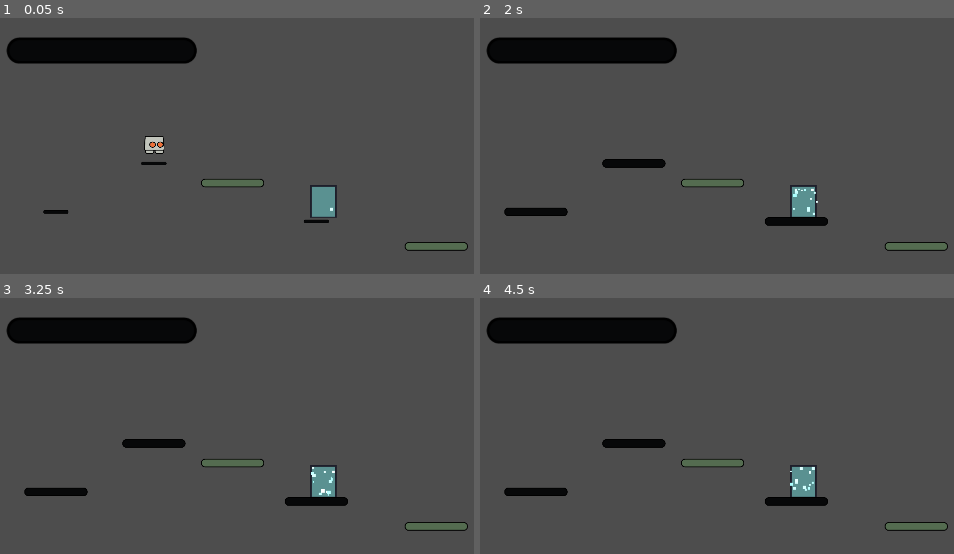
Above: before the commit, frames 1-4 (two rows, left to right).
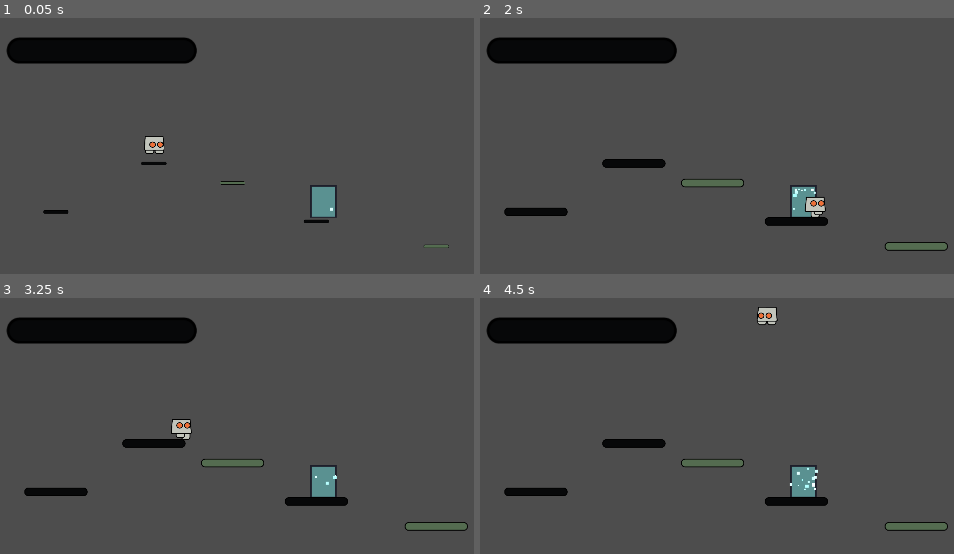
Above: after the commit, the same moments.

Repository: AntonShiryaew/GodotPlatformer
Game: Godot game, scene res://Scenes/test_scene.tscn
Same seed, same stepped clock (60 frames per second), same inputs: the game is played once before the commit and once after it.
Inputs:
- Up to frame 1 (0.05 s): no input
- Up to frame 2 (2 s): hold Right (ui_right) from 0.53 s (still down); tap Space (ui_select) at 0.77, 1.52 s
- Up to frame 3 (3.25 s): release Right (ui_right) at 2.03 s; hold Left (ui_left) 2.03-2.78 s; hold Right (ui_right) from 2.78 s (still down); tap Space (ui_select) at 3.02 s
- Up to frame 4 (4.5 s): tap Space (ui_select) at 3.77 s; release Right (ui_right) at 4.28 s; hold Left (ui_left) from 4.28 s (still down)

The runs differ from the first frame. In frame 1, 0.7% of the frame differs, in the area x 42-99%, y 62-92%; in frame 2, 0.3%; in frame 3, 0.4%; in frame 4, 0.4%.

Commit message:
Global Update
Добавил шрифты; добавил базовые Label, Button; добавил переход по уровням; переформировал структуру проекта с точки зрения файловой системы

Diff:
--- /dev/null
+++ b/Prefabs/BasicUi/baseButton.gd
@@ -0,0 +1,14 @@
+@tool
+class_name BaseGameButton extends Button
+
+@export var isActiveButton = true
+
+func _ready() -> void:
+	var font_bulatov = load("res://Fonts/BulatovSPDemo.otf")
+	add_theme_font_override("font", font_bulatov)
+	add_theme_font_size_override("font_size", 30)
+	if !isActiveButton :
+		disabled = true
+		add_theme_stylebox_override("focus", StyleBoxEmpty.new())
+		add_theme_stylebox_override("disabled", get_theme_stylebox("normal"))
+		add_theme_color_override("font_disabled_color", get_theme_color("font_color"))
--- /dev/null
+++ b/Prefabs/BasicUi/baseLabel.gd
@@ -0,0 +1,7 @@
+@tool
+class_name BaseLabel extends Label
+
+func _ready() -> void:
+	var font_bulatov = load("res://Fonts/BulatovSPDemo.otf")
+	add_theme_font_override("font", font_bulatov)
+	add_theme_font_size_override("font_size", 30)
--- a/Prefabs/bobot_pref.tscn
+++ b/Prefabs/bobot_pref.tscn
@@ -60,7 +60,7 @@
 }],
 "loop": true,
 "name": &"idle",
-"speed": 12.0
+"speed": 10.0
 }, {
 "frames": [{
 "duration": 1.0,
@@ -88,13 +88,13 @@
 }],
 "loop": true,
 "name": &"walk",
-"speed": 35.0
+"speed": 25.0
 }]
 
 [sub_resource type="CircleShape2D" id="CircleShape2D_h7c2d"]
 radius = 49.0
 
-[node name="CharacterBody2D" type="CharacterBody2D"]
+[node name="Bobot" type="CharacterBody2D"]
 script = ExtResource("1_ky87w")
 
 [node name="AnimatedSprite2D" type="AnimatedSprite2D" parent="."]
--- a/Prefabs/death_zone.tscn
+++ b/Prefabs/death_zone.tscn
@@ -4,7 +4,7 @@
 
 [sub_resource type="WorldBoundaryShape2D" id="WorldBoundaryShape2D_02g7d"]
 
-[node name="Area2D" type="Area2D"]
+[node name="DeathZone" type="Area2D"]
 script = ExtResource("1_2pr2u")
 
 [node name="CollisionShape2D" type="CollisionShape2D" parent="."]
--- a/Prefabs/door.tscn
+++ b/Prefabs/door.tscn
@@ -22,7 +22,7 @@
 turbulence_influence_min = 0.131
 turbulence_influence_max = 0.246
 
-[node name="Area2D" type="Area2D"]
+[node name="Door" type="Area2D"]
 script = ExtResource("1_dav67")
 
 [node name="CollisionShape2D" type="CollisionShape2D" parent="."]
--- a/Prefabs/jump_platform.tscn
+++ b/Prefabs/jump_platform.tscn
@@ -1,12 +1,14 @@
-[gd_scene load_steps=3 format=3 uid="uid://btx8b11te6l12"]
+[gd_scene load_steps=4 format=3 uid="uid://btx8b11te6l12"]
 
+[ext_resource type="Script" path="res://Scripts/platform.gd" id="1_mphtj"]
 [ext_resource type="Texture2D" uid="uid://behaouqhtseuj" path="res://Sprites/platforms.png" id="1_s1n4r"]
 
 [sub_resource type="CapsuleShape2D" id="CapsuleShape2D_54igr"]
 radius = 20.0
 height = 302.0
 
-[node name="StaticBody2D" type="StaticBody2D" groups=["jumping"]]
+[node name="PlatformJump" type="StaticBody2D" groups=["jumping", "loading_platform"]]
+script = ExtResource("1_mphtj")
 
 [node name="Sprite2D" type="Sprite2D" parent="."]
 modulate = Color(0.329412, 0.423529, 0.313726, 1)
--- a/Prefabs/platform_pref.tscn
+++ b/Prefabs/platform_pref.tscn
@@ -7,7 +7,7 @@
 radius = 20.0
 height = 304.0
 
-[node name="StaticBody2D" type="StaticBody2D"]
+[node name="Platform" type="StaticBody2D"]
 script = ExtResource("1_kfxfn")
 
 [node name="Sprite2D" type="Sprite2D" parent="."]
--- /dev/null
+++ b/Scenes/BaseScene/baseScene.tscn
@@ -0,0 +1,21 @@
+[gd_scene load_steps=3 format=3 uid="uid://bic5ii30cvlub"]
+
+[ext_resource type="Script" path="res://Scenes/BaseScene/blackScreen.gd" id="1_e6lug"]
+[ext_resource type="Script" path="res://Scripts/levelTransition.gd" id="1_il7td"]
+
+[node name="BaseNode" type="Node"]
+
+[node name="BaseNode2D" type="Node2D" parent="."]
+visible = false
+scale = Vector2(0.5, 0.5)
+script = ExtResource("1_il7td")
+
+[node name="BlackScreen" type="ColorRect" parent="."]
+visible = false
+anchors_preset = 15
+anchor_right = 1.0
+anchor_bottom = 1.0
+grow_horizontal = 2
+grow_vertical = 2
+color = Color(0, 0, 0, 1)
+script = ExtResource("1_e6lug")
--- /dev/null
+++ b/Scenes/BaseScene/blackScreen.gd
@@ -0,0 +1,51 @@
+extends ColorRect
+
+class_name GlobalDescRect
+
+#состояния процесса
+enum RECT_PROCESS_STATE {NONE = -1, ON_APPEAR, ON_DISAPPEAR}
+#скорость появления и исчезновения
+const SPEED = 0.05
+#текущий процесс
+var rect_process_state = RECT_PROCESS_STATE.ON_DISAPPEAR
+#сигнал появления на экране
+signal appear
+
+func _ready() -> void:
+	visible = true
+	pivot_offset = Vector2(size.x / 2, size.y / 2)
+
+func to_disappear() -> bool:
+	if modulate.a <= 0:
+		modulate.a = 0
+		scale = Vector2.ZERO
+		return true
+	else:
+		modulate.a -= SPEED
+	return false
+
+func to_appear() -> bool:
+	if modulate.a >= 1:
+		modulate.a = 1
+		appear.emit()
+		return true
+	else:
+		modulate.a += SPEED
+	return false
+
+func set_process_rect(enum_process: RECT_PROCESS_STATE) -> void:
+	rect_process_state = enum_process
+	scale = Vector2.ONE
+
+func get_process_rect() -> RECT_PROCESS_STATE:
+	return rect_process_state
+
+func _process(_delta: float) -> void:
+	if rect_process_state == RECT_PROCESS_STATE.NONE:
+		pass
+	elif rect_process_state == RECT_PROCESS_STATE.ON_DISAPPEAR:
+		if to_disappear():
+			rect_process_state = RECT_PROCESS_STATE.NONE
+	elif rect_process_state == RECT_PROCESS_STATE.ON_APPEAR:
+		if to_appear():
+			rect_process_state = RECT_PROCESS_STATE.NONE
--- /dev/null
+++ b/Scenes/Levels/Tutorial/Tutorial1.tscn
@@ -0,0 +1,172 @@
+[gd_scene load_steps=14 format=3 uid="uid://d1fiyns5boq01"]
+
+[ext_resource type="PackedScene" uid="uid://bic5ii30cvlub" path="res://Scenes/BaseScene/baseScene.tscn" id="1_s6p5h"]
+[ext_resource type="PackedScene" uid="uid://ckv1u7lq8yvut" path="res://Prefabs/death_zone.tscn" id="2_7n4yv"]
+[ext_resource type="PackedScene" uid="uid://dw6l1qooio0va" path="res://Prefabs/door.tscn" id="3_uoeyh"]
+[ext_resource type="PackedScene" uid="uid://clb50a7t5k2xu" path="res://Prefabs/platform_pref.tscn" id="4_bljre"]
+[ext_resource type="FontFile" uid="uid://bb04hlpa48pbq" path="res://Fonts/BulatovSPDemo.otf" id="5_68ayb"]
+[ext_resource type="Script" path="res://Prefabs/BasicUi/baseLabel.gd" id="6_whrpf"]
+[ext_resource type="Script" path="res://Prefabs/BasicUi/baseButton.gd" id="7_a7pon"]
+[ext_resource type="PackedScene" uid="uid://dsedpm5rfdof1" path="res://Prefabs/bobot_pref.tscn" id="8_ari4k"]
+
+[sub_resource type="StyleBoxEmpty" id="StyleBoxEmpty_3ecpc"]
+
+[sub_resource type="StyleBoxFlat" id="StyleBoxFlat_2pshr"]
+content_margin_left = 4.0
+content_margin_top = 4.0
+content_margin_right = 4.0
+content_margin_bottom = 4.0
+bg_color = Color(0.1, 0.1, 0.1, 0.6)
+corner_radius_top_left = 3
+corner_radius_top_right = 3
+corner_radius_bottom_right = 3
+corner_radius_bottom_left = 3
+corner_detail = 5
+
+[sub_resource type="StyleBoxFlat" id="StyleBoxFlat_2m7et"]
+content_margin_left = 4.0
+content_margin_top = 4.0
+content_margin_right = 4.0
+content_margin_bottom = 4.0
+bg_color = Color(0.1, 0.1, 0.1, 0.6)
+corner_radius_top_left = 3
+corner_radius_top_right = 3
+corner_radius_bottom_right = 3
+corner_radius_bottom_left = 3
+corner_detail = 5
+
+[sub_resource type="StyleBoxEmpty" id="StyleBoxEmpty_y5wie"]
+
+[sub_resource type="StyleBoxEmpty" id="StyleBoxEmpty_5tc7o"]
+
+[node name="BaseNode" instance=ExtResource("1_s6p5h")]
+
+[node name="BaseNode2D" parent="." index="0"]
+visible = true
+position = Vector2(961, 538)
+
+[node name="Camera2D" type="Camera2D" parent="BaseNode2D" index="0"]
+zoom = Vector2(1.5, 1.5)
+
+[node name="DeathZone" parent="BaseNode2D" index="1" instance=ExtResource("2_7n4yv")]
+position = Vector2(-6, 744)
+
+[node name="Door" parent="BaseNode2D" index="2" instance=ExtResource("3_uoeyh")]
+position = Vector2(698, -70)
+next_scene_path = "res://Scenes/Levels/Tutorial/Tutorial2.tscn"
+
+[node name="Platform" parent="BaseNode2D" index="3" groups=["loading_platform"] instance=ExtResource("4_bljre")]
+position = Vector2(-780, 78)
+
+[node name="Platform2" parent="BaseNode2D" index="4" groups=["loading_platform"] instance=ExtResource("4_bljre")]
+position = Vector2(-476, 78)
+
+[node name="Platform3" parent="BaseNode2D" index="5" groups=["loading_platform"] instance=ExtResource("4_bljre")]
+position = Vector2(-172, 78)
+
+[node name="Platform4" parent="BaseNode2D" index="6" groups=["loading_platform"] instance=ExtResource("4_bljre")]
+position = Vector2(368, 76)
+
+[node name="Platform5" parent="BaseNode2D" index="7" groups=["loading_platform"] instance=ExtResource("4_bljre")]
+position = Vector2(672, 76)
+
+[node name="VBoxContainer3" type="VBoxContainer" parent="BaseNode2D" index="8"]
+offset_left = -610.0
+offset_top = -142.0
+offset_right = -333.0
+offset_bottom = -72.0
+metadata/_edit_use_anchors_ = true
+
+[node name="BaseLabel" type="Label" parent="BaseNode2D/VBoxContainer3" index="0"]
+layout_mode = 2
+theme_override_fonts/font = ExtResource("5_68ayb")
+theme_override_font_sizes/font_size = 30
+text = "Прыжок"
+horizontal_alignment = 1
+script = ExtResource("6_whrpf")
+
+[node name="BaseGameButton" type="Button" parent="BaseNode2D/VBoxContainer3" index="1"]
+custom_minimum_size = Vector2(200, 0)
+layout_mode = 2
+size_flags_horizontal = 4
+theme_override_colors/font_disabled_color = Color(0.875, 0.875, 0.875, 1)
+theme_override_colors/font_hover_color = Color(0.875, 0.875, 0.875, 1)
+theme_override_fonts/font = ExtResource("5_68ayb")
+theme_override_font_sizes/font_size = 30
+theme_override_styles/focus = SubResource("StyleBoxEmpty_3ecpc")
+theme_override_styles/disabled = SubResource("StyleBoxFlat_2pshr")
+theme_override_styles/hover = SubResource("StyleBoxFlat_2m7et")
+disabled = true
+shortcut_feedback = false
+shortcut_in_tooltip = false
+text = "space"
+script = ExtResource("7_a7pon")
+isActiveButton = null
+
+[node name="VBoxContainer2" type="VBoxContainer" parent="BaseNode2D" index="9"]
+offset_left = -300.0
+offset_top = -142.0
+offset_right = -23.0
+offset_bottom = -72.0
+metadata/_edit_use_anchors_ = true
+
+[node name="BaseLabel" type="Label" parent="BaseNode2D/VBoxContainer2" index="0"]
+layout_mode = 2
+theme_override_fonts/font = ExtResource("5_68ayb")
+theme_override_font_sizes/font_size = 30
+text = "Движение влево"
+script = ExtResource("6_whrpf")
+
+[node name="BaseGameButton" type="Button" parent="BaseNode2D/VBoxContainer2" index="1"]
+custom_minimum_size = Vector2(50, 0)
+layout_mode = 2
+size_flags_horizontal = 4
+theme_override_colors/font_disabled_color = Color(0.875, 0.875, 0.875, 1)
+theme_override_colors/font_hover_color = Color(0.875, 0.875, 0.875, 1)
+theme_override_fonts/font = ExtResource("5_68ayb")
+theme_override_font_sizes/font_size = 30
+theme_override_styles/focus = SubResource("StyleBoxEmpty_y5wie")
+theme_override_styles/disabled = SubResource("StyleBoxFlat_2pshr")
+theme_override_styles/hover = SubResource("StyleBoxFlat_2m7et")
+disabled = true
+button_mask = 4
+text = ">"
+script = ExtResource("7_a7pon")
+isActiveButton = null
+
+[node name="VBoxContainer" type="VBoxContainer" parent="BaseNode2D" index="10"]
+offset_left = -922.0
+offset_top = -142.0
+offset_right = -645.0
+offset_bottom = -101.0
+metadata/_edit_use_anchors_ = true
+
+[node name="BaseLabel" type="Label" parent="BaseNode2D/VBoxContainer" index="0"]
+layout_mode = 2
+theme_override_fonts/font = ExtResource("5_68ayb")
+theme_override_font_sizes/font_size = 30
+text = "Движение влево"
+script = ExtResource("6_whrpf")
+
+[node name="BaseGameButton" type="Button" parent="BaseNode2D/VBoxContainer" index="1"]
+custom_minimum_size = Vector2(50, 0)
+layout_mode = 2
+size_flags_horizontal = 4
+theme_override_colors/font_disabled_color = Color(0.875, 0.875, 0.875, 1)
+theme_override_colors/font_hover_color = Color(0.875, 0.875, 0.875, 1)
+theme_override_fonts/font = ExtResource("5_68ayb")
+theme_override_font_sizes/font_size = 30
+theme_override_styles/focus = SubResource("StyleBoxEmpty_5tc7o")
+theme_override_styles/disabled = SubResource("StyleBoxFlat_2pshr")
+theme_override_styles/hover = SubResource("StyleBoxFlat_2m7et")
+disabled = true
+button_mask = 4
+text = "<"
+script = ExtResource("7_a7pon")
+isActiveButton = null
+
+[node name="Bobot" parent="BaseNode2D" index="11" instance=ExtResource("8_ari4k")]
+position = Vector2(-780, 6)
+
+[node name="BlackScreen" parent="." index="1"]
+top_level = true
--- /dev/null
+++ b/Scenes/Levels/Tutorial/Tutorial2.tscn
@@ -0,0 +1,50 @@
+[gd_scene load_steps=9 format=3 uid="uid://c00rmsr1q3kg6"]
+
+[ext_resource type="PackedScene" uid="uid://bic5ii30cvlub" path="res://Scenes/BaseScene/baseScene.tscn" id="1_ctx7a"]
+[ext_resource type="PackedScene" uid="uid://ckv1u7lq8yvut" path="res://Prefabs/death_zone.tscn" id="2_dqve2"]
+[ext_resource type="PackedScene" uid="uid://dw6l1qooio0va" path="res://Prefabs/door.tscn" id="3_5nwyn"]
+[ext_resource type="PackedScene" uid="uid://clb50a7t5k2xu" path="res://Prefabs/platform_pref.tscn" id="4_ftxkk"]
+[ext_resource type="FontFile" uid="uid://bb04hlpa48pbq" path="res://Fonts/BulatovSPDemo.otf" id="5_jjiq5"]
+[ext_resource type="Script" path="res://Prefabs/BasicUi/baseLabel.gd" id="6_37s6a"]
+[ext_resource type="PackedScene" uid="uid://dsedpm5rfdof1" path="res://Prefabs/bobot_pref.tscn" id="7_4j43b"]
+[ext_resource type="PackedScene" uid="uid://btx8b11te6l12" path="res://Prefabs/jump_platform.tscn" id="8_jiok2"]
+
+[node name="BaseNode" instance=ExtResource("1_ctx7a")]
+
+[node name="BaseNode2D" parent="." index="0"]
+visible = true
+position = Vector2(966, 535)
+
+[node name="Camera2D" type="Camera2D" parent="BaseNode2D" index="0"]
+position = Vector2(-6, 12)
+zoom = Vector2(1.5, 1.5)
+
+[node name="DeathZone" parent="BaseNode2D" index="1" instance=ExtResource("2_dqve2")]
+position = Vector2(-6, 746)
+
+[node name="Door" parent="BaseNode2D" index="2" instance=ExtResource("3_5nwyn")]
+position = Vector2(714, -392)
+next_scene_path = "res://Scenes/test_scene.tscn"
+
+[node name="Platform" parent="BaseNode2D" index="3" groups=["loading_platform"] instance=ExtResource("4_ftxkk")]
+position = Vector2(-780, 80)
+
+[node name="Platform5" parent="BaseNode2D" index="4" groups=["loading_platform"] instance=ExtResource("4_ftxkk")]
+position = Vector2(688, -246)
+
+[node name="PlatformJump" parent="BaseNode2D" index="5" instance=ExtResource("8_jiok2")]
+position = Vector2(2, 232)
+
+[node name="BaseLabel" type="Label" parent="BaseNode2D" index="6"]
+offset_left = -220.0
+offset_top = 264.0
+offset_right = 244.0
+offset_bottom = 293.0
+theme_override_fonts/font = ExtResource("5_jjiq5")
+theme_override_font_sizes/font_size = 30
+text = "Это прыжковая платформа"
+script = ExtResource("6_37s6a")
+metadata/_edit_use_anchors_ = true
+
+[node name="Bobot" parent="BaseNode2D" index="7" instance=ExtResource("7_4j43b")]
+position = Vector2(-780, 8)
--- /dev/null
+++ b/Scenes/MainMenu/mainMenu.tscn
@@ -0,0 +1,101 @@
+[gd_scene load_steps=6 format=3 uid="uid://icuyigaupgf4"]
+
+[ext_resource type="PackedScene" uid="uid://bic5ii30cvlub" path="res://Scenes/BaseScene/baseScene.tscn" id="1_nbhme"]
+[ext_resource type="Script" path="res://Scenes/MainMenu/menu.gd" id="2_7pwwe"]
+[ext_resource type="FontFile" uid="uid://bb04hlpa48pbq" path="res://Fonts/BulatovSPDemo.otf" id="3_5hxsr"]
+[ext_resource type="Script" path="res://Prefabs/BasicUi/baseLabel.gd" id="3_afggx"]
+[ext_resource type="Script" path="res://Prefabs/BasicUi/baseButton.gd" id="5_5x4ph"]
+
+[node name="BaseNode" instance=ExtResource("1_nbhme")]
+script = ExtResource("2_7pwwe")
+
+[node name="vlay_menu" type="VBoxContainer" parent="." index="0"]
+anchors_preset = 8
+anchor_left = 0.5
+anchor_top = 0.5
+anchor_right = 0.5
+anchor_bottom = 0.5
+offset_left = -100.0
+offset_top = -64.0
+offset_right = 100.0
+offset_bottom = 64.0
+grow_horizontal = 2
+grow_vertical = 2
+metadata/_edit_use_anchors_ = true
+
+[node name="name" type="Label" parent="vlay_menu" index="0"]
+layout_mode = 2
+theme_override_fonts/font = ExtResource("3_5hxsr")
+theme_override_font_sizes/font_size = 30
+text = "Ultra Platformer"
+horizontal_alignment = 1
+script = ExtResource("3_afggx")
+
+[node name="new_game" type="Button" parent="vlay_menu" index="1"]
+layout_mode = 2
+theme_override_fonts/font = ExtResource("3_5hxsr")
+theme_override_font_sizes/font_size = 30
+text = "Начать приключение"
+script = ExtResource("5_5x4ph")
+
+[node name="exit_game" type="Button" parent="vlay_menu" index="2"]
+layout_mode = 2
+theme_override_fonts/font = ExtResource("3_5hxsr")
+theme_override_font_sizes/font_size = 30
+text = "Выйти на рабочий стол"
+script = ExtResource("5_5x4ph")
+
+[node name="vlay_level_selection" type="VBoxContainer" parent="." index="1"]
+visible = false
+anchors_preset = 8
+anchor_left = 0.5
+anchor_top = 0.5
+anchor_right = 0.5
+anchor_bottom = 0.5
+offset_left = -57.5
+offset_top = -46.5
+offset_right = 57.5
+offset_bottom = 46.5
+grow_horizontal = 2
+grow_vertical = 2
+metadata/_edit_use_anchors_ = true
+
+[node name="level" type="Label" parent="vlay_level_selection" index="0"]
+layout_mode = 2
+theme_override_fonts/font = ExtResource("3_5hxsr")
+theme_override_font_sizes/font_size = 30
+text = "Уровни"
+horizontal_alignment = 1
+script = ExtResource("3_afggx")
+
+[node name="GridContainer" type="GridContainer" parent="vlay_level_selection" index="1"]
+layout_mode = 2
+size_flags_vertical = 0
+columns = 4
+
+[node name="tutorial" type="Button" parent="vlay_level_selection/GridContainer" index="0"]
+layout_mode = 2
+theme_override_fonts/font = ExtResource("3_5hxsr")
+theme_override_font_sizes/font_size = 30
+text = "1"
+script = ExtResource("5_5x4ph")
+
+[node name="tutorial2" type="Button" parent="vlay_level_selection/GridContainer" index="1"]
+layout_mode = 2
+theme_override_fonts/font = ExtResource("3_5hxsr")
+theme_override_font_sizes/font_size = 30
+text = "2"
+script = ExtResource("5_5x4ph")
+
+[node name="back_to_menu" type="Button" parent="vlay_level_selection" index="2"]
+layout_mode = 2
+theme_override_fonts/font = ExtResource("3_5hxsr")
+theme_override_font_sizes/font_size = 30
+text = "назад"
+script = ExtResource("5_5x4ph")
+
+[connection signal="button_up" from="vlay_menu/new_game" to="." method="_on_new_game_button_up"]
+[connection signal="button_up" from="vlay_menu/exit_game" to="." method="_on_exit_game_button_up"]
+[connection signal="button_up" from="vlay_level_selection/GridContainer/tutorial" to="." method="_on_tutorial_button_up"]
+[connection signal="button_up" from="vlay_level_selection/GridContainer/tutorial2" to="." method="_on_tutorial_2_button_up"]
+[connection signal="button_up" from="vlay_level_selection/back_to_menu" to="." method="_on_back_to_menu_button_up"]
--- /dev/null
+++ b/Scenes/MainMenu/menu.gd
@@ -0,0 +1,34 @@
+extends Node
+
+const SPEED = 10
+
+@onready var screen = $BlackScreen
+@onready var menu = $vlay_menu
+@onready var level_selection = $vlay_level_selection
+
+var next_scene : Resource
+
+func on_screen_appear() -> void:
+	get_tree().change_scene_to_packed(next_scene)
+
+func _ready() -> void:
+	screen.appear.connect(on_screen_appear)
+
+func _on_new_game_button_up() -> void:
+	menu.visible = false
+	level_selection.visible = true
+
+func _on_back_to_menu_button_up() -> void:
+	menu.visible = true
+	level_selection.visible = false
+
+func _on_exit_game_button_up() -> void:
+	get_tree().quit(0)
+
+func _on_tutorial_button_up() -> void:
+	next_scene = preload("res://Scenes/Levels/Tutorial/Tutorial1.tscn")
+	screen.set_process_rect(GlobalDescRect.RECT_PROCESS_STATE.ON_APPEAR)
+
+func _on_tutorial_2_button_up() -> void:
+	next_scene = preload("res://Scenes/Levels/Tutorial/Tutorial2.tscn")
+	screen.set_process_rect(GlobalDescRect.RECT_PROCESS_STATE.ON_APPEAR)
--- a/Scripts/bobot_move.gd
+++ b/Scripts/bobot_move.gd
@@ -1,20 +1,16 @@
 extends CharacterBody2D
+
+@onready var _animated_sprite = $AnimatedSprite2D
 
 const SPEED = 300.
 const JUMP_FORCE = -400.
 
-var player_in_end
+var readyToDisappear = false
 
-@onready var _animated_sprite = $AnimatedSprite2D
-
-func _ready() -> void:
-	player_in_end = false
-
-#func _process(delta: float) -> void:
-	#print(String.num(velocity.y))
+signal readyToNextLevel
 
 func call_end() -> void:
-	player_in_end = true
+	readyToDisappear = true
 
 func check_collision() -> void:
 	for index in get_slide_collision_count():
@@ -23,9 +19,12 @@
 			velocity.y = JUMP_FORCE * 2
 
 func _physics_process(delta: float) -> void:
-	if(player_in_end):
-		modulate.a -= 0.08
-		_animated_sprite.play("jump")
+	if readyToDisappear:
+		if modulate.a < 0 :
+			readyToNextLevel.emit()
+		else:
+			modulate.a -= 0.08
+			_animated_sprite.play("jump")
 	else:
 		velocity += get_gravity() * delta
 
--- a/Scripts/door.gd
+++ b/Scripts/door.gd
@@ -1,6 +1,10 @@
 extends Area2D
 
+@export var next_scene_path : String
 @onready var collider_scale = $CollisionShape2D.shape.size
+
+func getNextScenePath() -> String:
+	return next_scene_path
 
 func _draw() -> void:
 	var stroke_width = 10
@@ -10,10 +14,9 @@
 	draw_rect(Rect2(-offset_x, -offset_y, collider_scale.x, collider_scale.y), Color.hex(070809), false, stroke_width)
 	draw_rect(Rect2(-offset_x + offset_stroke, -offset_y + offset_stroke, collider_scale.x - stroke_width, collider_scale.y - stroke_width), Color.from_string("66CCCC88", Color.DARK_CYAN))
 
-# Called every frame. 'delta' is the elapsed time since the previous frame.
 func _process(_delta: float) -> void:
 	queue_redraw()
 
 func _on_body_entered(body: Node2D) -> void:
-	if(body.name == "CharacterBody2D"):
+	if(body.name == "Bobot"):
 		body.call_end()
--- /dev/null
+++ b/Scripts/levelTransition.gd
@@ -0,0 +1,18 @@
+extends Node
+
+@onready var screen = $"../BlackScreen"
+
+func _ready() -> void:
+	if screen != null:
+		screen.appear.connect(on_screen_appear)
+	var bobot = get_node_or_null("Bobot")
+	if bobot != null:
+		bobot.readyToNextLevel.connect(to_screen_appear)
+
+func on_screen_appear() -> void:
+	var door = get_node_or_null("Door")
+	if door != null:
+		get_tree().call_deferred("change_scene_to_file", door.getNextScenePath())
+
+func to_screen_appear() -> void:
+	screen.set_process_rect(GlobalDescRect.RECT_PROCESS_STATE.ON_APPEAR)
Binary file added: Fonts/BulatovSPDemo.otf
Not shown, added: Fonts/BulatovSPDemo.otf.import
Binary file added: Fonts/Parisian.otf
Not shown, added: Fonts/Parisian.otf.import
